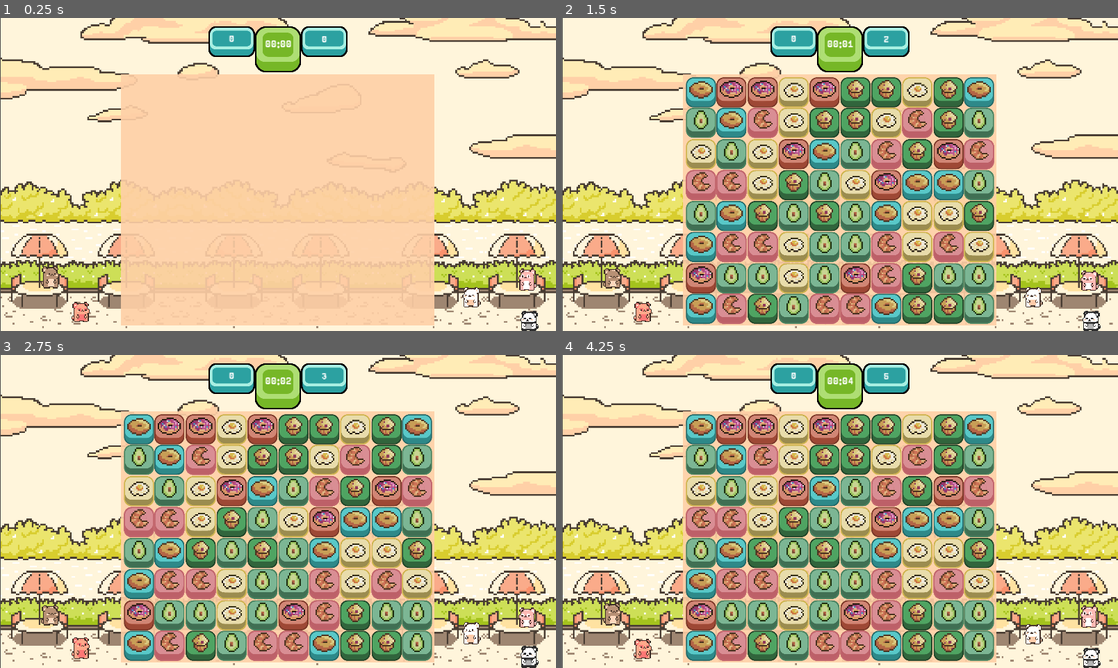
Above: before the commit, frames 1-4 (two rows, left to right).
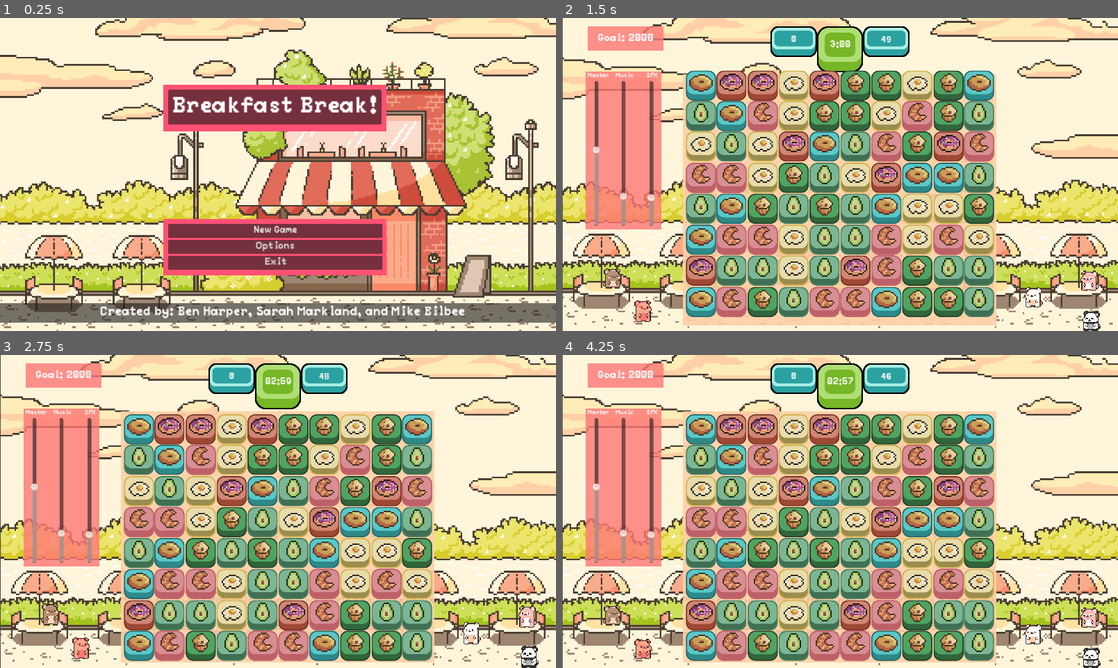
Above: after the commit, the same moments.

Repository: HenBarper/Breakfast_Break
Game: Godot game, scene res://Scenes/Main_Menu.tscn
Same seed, same stepped clock (60 frames per second), same inputs: the game is played once before the commit and once after it. Before the commit the project starts from res://Scenes/Game_Scene.tscn.
Inputs (mouse positions are in pixels of both pictures, inside the frame that each line leads up to):
- Up to frame 1 (0.25 s): no input
- Up to frame 2 (1.5 s): click (834, 230) at 0.5 s, where only the run after the commit has a clickable "New Game"; move the mouse to (962, 158) at 1.27 s; click (962, 158) at 1.35 s
- Up to frame 3 (2.75 s): move the mouse to (166, 527) at 2.02 s; click (166, 527) at 2.1 s
- Up to frame 4 (4.25 s): move the mouse to (895, 442) at 2.77 s; click (895, 442) at 2.85 s; move the mouse to (812, 574) at 3.52 s; click (812, 574) at 3.6 s

The runs differ from the first frame. In frame 1, 69% of the frame differs, in the area x 0-100%, y 0-100%; in frame 2, 43%; in frame 3, 8.1%; in frame 4, 8.1%.

Commit message:
Added UI, updated balance, Game over screen
UI to folder:
- Back, Quit, Pause, Game over screen
- Added volume sliders t game scene
- Added Goal text to game scene

Balance:
- Win condish 2000 pts.
- Time 3min
- moves 50

Diff:
--- a/Scenes/Game_Scene.tscn
+++ b/Scenes/Game_Scene.tscn
@@ -13,9 +13,14 @@
 [ext_resource type="AudioStream" uid="uid://dxk2bqtfpxr5s" path="res://SFX/game-start-6104.mp3" id="10_75r0m"]
 [ext_resource type="PackedScene" path="res://Scenes/hamster_1.tscn" id="11_0ky8n"]
 [ext_resource type="PackedScene" path="res://Scenes/hamster_2.tscn" id="12_4rdj6"]
+[ext_resource type="AudioStream" uid="uid://ct8afyc1nr601" path="res://SFX/videogame-death-sound-43894.mp3" id="12_swop4"]
+[ext_resource type="AudioStream" uid="uid://bnsk6xpi2oswc" path="res://SFX/winsquare-6993.mp3" id="13_m6wn2"]
 [ext_resource type="PackedScene" path="res://Scenes/hamster_3.tscn" id="13_tab8c"]
 [ext_resource type="PackedScene" path="res://Scenes/hamster_4.tscn" id="14_q8qsi"]
 [ext_resource type="PackedScene" path="res://Scenes/hamster_5.tscn" id="15_uk4ck"]
+[ext_resource type="Texture2D" uid="uid://bpcadgtwee1mj" path="res://Art Assets/UI/GameOver_Background2.png" id="17_4srx3"]
+[ext_resource type="FontFile" uid="uid://bh15jb83w80uc" path="res://Art Assets/Fonts/PeaberryBase.ttf" id="18_fw0ma"]
+[ext_resource type="Texture2D" uid="uid://bh3gloshq5xha" path="res://Art Assets/UI/BearGG.png" id="21_e80bf"]
 
 [node name="Game_Scene" type="Node2D"]
 
@@ -473,6 +478,14 @@
 stream = ExtResource("10_75r0m")
 bus = &"SFX"
 
+[node name="gameOverSFX" type="AudioStreamPlayer" parent="."]
+stream = ExtResource("12_swop4")
+bus = &"SFX"
+
+[node name="winSFX" type="AudioStreamPlayer" parent="."]
+stream = ExtResource("13_m6wn2")
+bus = &"SFX"
+
 [node name="Bears" type="Node" parent="."]
 
 [node name="hamster 1" parent="Bears" instance=ExtResource("11_0ky8n")]
@@ -517,9 +530,73 @@
 one_shot = true
 autostart = true
 
+[node name="GAME_OVER" type="Sprite2D" parent="."]
+visible = false
+position = Vector2(576, 358)
+texture = ExtResource("17_4srx3")
+
+[node name="game_over_text" type="Label" parent="GAME_OVER"]
+offset_left = -156.0
+offset_top = -20.0
+offset_right = 176.0
+offset_bottom = 11.0
+theme_override_fonts/font = ExtResource("18_fw0ma")
+theme_override_font_sizes/font_size = 27
+text = "You ran out of moves..."
+horizontal_alignment = 1
+vertical_alignment = 1
+
+[node name="retry_rect" type="ColorRect" parent="GAME_OVER"]
+offset_left = -174.0
+offset_top = 99.0
+offset_right = -34.0
+offset_bottom = 144.0
+color = Color(0.996094, 0.8125, 0.652344, 1)
+
+[node name="back_rect" type="ColorRect" parent="GAME_OVER"]
+offset_left = 28.0
+offset_top = 99.0
+offset_right = 168.0
+offset_bottom = 144.0
+color = Color(0.996094, 0.8125, 0.652344, 1)
+
+[node name="Retry" type="Button" parent="GAME_OVER"]
+offset_left = -175.0
+offset_top = 99.0
+offset_right = -34.0
+offset_bottom = 143.0
+theme_override_colors/font_color = Color(1, 1, 1, 1)
+theme_override_fonts/font = ExtResource("18_fw0ma")
+theme_override_font_sizes/font_size = 20
+text = "Retry"
+flat = true
+
+[node name="Back" type="Button" parent="GAME_OVER"]
+offset_left = 27.0
+offset_top = 99.0
+offset_right = 168.0
+offset_bottom = 143.0
+theme_override_colors/font_color = Color(1, 1, 1, 1)
+theme_override_fonts/font = ExtResource("18_fw0ma")
+theme_override_font_sizes/font_size = 20
+text = "Back"
+flat = true
+
+[node name="Sad_bears" type="Node2D" parent="GAME_OVER"]
+visible = false
+
+[node name="panda" type="Sprite2D" parent="GAME_OVER/Sad_bears"]
+position = Vector2(1, -92)
+texture = ExtResource("21_e80bf")
+
+[connection signal="goal_reached" from="TopUI" to="grid" method="_on_top_ui_goal_reached"]
+[connection signal="out_moves" from="TopUI" to="grid" method="_on_top_ui_out_moves"]
+[connection signal="time_up" from="TopUI" to="grid" method="_on_top_ui_time_up"]
 [connection signal="update_moves" from="grid" to="TopUI" method="_on_grid_update_moves"]
 [connection signal="update_score" from="grid" to="TopUI" method="_on_grid_update_score"]
 [connection signal="timeout" from="destroy_timer" to="grid" method="_on_destroy_timer_timeout"]
 [connection signal="timeout" from="collapse_timer" to="grid" method="_on_collapse_timer_timeout"]
 [connection signal="timeout" from="refill_timer" to="grid" method="_on_refill_timer_timeout"]
 [connection signal="timeout" from="newgame_timer" to="grid" method="_on_newgame_timer_timeout"]
+[connection signal="pressed" from="GAME_OVER/Retry" to="TopUI" method="_on_retry_pressed"]
+[connection signal="pressed" from="GAME_OVER/Back" to="TopUI" method="_on_back_pressed"]
--- a/Scenes/Main_Menu.tscn
+++ b/Scenes/Main_Menu.tscn
@@ -2,9 +2,9 @@
 
 [ext_resource type="Script" path="res://Scripts/Main_Menu.gd" id="1_5hxl0"]
 [ext_resource type="Texture2D" uid="uid://ldvpkhsy57qp" path="res://Art Assets/ShopBG_1920x1080px.png" id="2_1g0o0"]
+[ext_resource type="FontFile" uid="uid://bh15jb83w80uc" path="res://Art Assets/Fonts/PeaberryBase.ttf" id="3_jukm0"]
 [ext_resource type="Script" path="res://Scripts/Volume_slider.gd" id="3_r4oa2"]
 [ext_resource type="AudioStream" uid="uid://csqxutm2lis7u" path="res://Music/8-bit-arcade-138828.mp3" id="3_tpkpp"]
-[ext_resource type="AudioStream" uid="uid://coun8xhj3ra67" path="res://SFX/8-bit-powerup-6768.mp3" id="5_afenf"]
 [ext_resource type="AudioStream" uid="uid://dft71p6h3vwjt" path="res://SFX/coin-collect-retro-8-bit-sound-effect-145251.mp3" id="6_thaw8"]
 
 [node name="Main_Menu" type="Node2D"]
@@ -28,7 +28,7 @@
 offset_left = 338.0
 offset_top = 417.0
 offset_right = 800.0
-offset_bottom = 540.0
+offset_bottom = 534.0
 size_flags_horizontal = 4
 color = Color(1, 0.317647, 0.45098, 1)
 
@@ -37,7 +37,7 @@
 offset_left = 338.0
 offset_top = 417.0
 offset_right = 800.0
-offset_bottom = 619.0
+offset_bottom = 613.0
 size_flags_horizontal = 4
 color = Color(1, 0.317647, 0.45098, 1)
 
@@ -60,14 +60,20 @@
 
 [node name="Play" type="Button" parent="Control/MarginContainer/MainMenuContainer"]
 layout_mode = 2
+theme_override_fonts/font = ExtResource("3_jukm0")
+theme_override_font_sizes/font_size = 19
 text = "New Game"
 
 [node name="Options" type="Button" parent="Control/MarginContainer/MainMenuContainer"]
 layout_mode = 2
+theme_override_fonts/font = ExtResource("3_jukm0")
+theme_override_font_sizes/font_size = 19
 text = "Options"
 
 [node name="Exit" type="Button" parent="Control/MarginContainer/MainMenuContainer"]
 layout_mode = 2
+theme_override_fonts/font = ExtResource("3_jukm0")
+theme_override_font_sizes/font_size = 19
 text = "Exit"
 
 [node name="OptionContainer" type="VBoxContainer" parent="Control/MarginContainer"]
@@ -79,9 +85,12 @@
 
 [node name="Label" type="Label" parent="Control/MarginContainer/OptionContainer/Master"]
 layout_mode = 2
+theme_override_fonts/font = ExtResource("3_jukm0")
+theme_override_font_sizes/font_size = 19
 text = "Master
 "
 horizontal_alignment = 1
+vertical_alignment = 1
 
 [node name="Master Slider" type="HSlider" parent="Control/MarginContainer/OptionContainer"]
 layout_mode = 2
@@ -96,8 +105,11 @@
 
 [node name="Label" type="Label" parent="Control/MarginContainer/OptionContainer/Music"]
 layout_mode = 2
+theme_override_fonts/font = ExtResource("3_jukm0")
+theme_override_font_sizes/font_size = 19
 text = "Music"
 horizontal_alignment = 1
+vertical_alignment = 1
 
 [node name="Music Slider" type="HSlider" parent="Control/MarginContainer/OptionContainer"]
 layout_mode = 2
@@ -112,8 +124,11 @@
 
 [node name="Label" type="Label" parent="Control/MarginContainer/OptionContainer/sfx label"]
 layout_mode = 2
+theme_override_fonts/font = ExtResource("3_jukm0")
+theme_override_font_sizes/font_size = 19
 text = "SFX"
 horizontal_alignment = 1
+vertical_alignment = 1
 
 [node name="SFX slider" type="HSlider" parent="Control/MarginContainer/OptionContainer"]
 layout_mode = 2
@@ -125,6 +140,8 @@
 
 [node name="Back" type="Button" parent="Control/MarginContainer/OptionContainer"]
 layout_mode = 2
+theme_override_fonts/font = ExtResource("3_jukm0")
+theme_override_font_sizes/font_size = 19
 text = "Back"
 
 [node name="PanelContainer" type="PanelContainer" parent="Control"]
@@ -135,18 +152,33 @@
 
 [node name="Title" type="Label" parent="Control/PanelContainer"]
 layout_mode = 2
-theme_override_font_sizes/font_size = 52
+theme_override_fonts/font = ExtResource("3_jukm0")
+theme_override_font_sizes/font_size = 46
 text = "Breakfast Break!"
 horizontal_alignment = 1
 vertical_alignment = 1
+
+[node name="PanelContainer2" type="PanelContainer" parent="Control"]
+layout_mode = 0
+offset_left = -400.0
+offset_top = 336.0
+offset_right = 875.0
+offset_bottom = 376.0
+
+[node name="Label" type="Label" parent="Control/PanelContainer2"]
+layout_mode = 2
+theme_override_fonts/font = ExtResource("3_jukm0")
+theme_override_font_sizes/font_size = 25
+text = "Created by: Ben Harper, Sarah Markland, and Mike Bilbee"
+horizontal_alignment = 1
+vertical_alignment = 2
 
 [node name="MusicAudioStreamPlayer" type="AudioStreamPlayer" parent="."]
 stream = ExtResource("3_tpkpp")
-autoplay = true
 bus = &"Music"
 
 [node name="SFXTest" type="AudioStreamPlayer" parent="."]
-stream = ExtResource("5_afenf")
+stream = ExtResource("6_thaw8")
 bus = &"SFX"
 
 [node name="ButtonPress" type="AudioStreamPlayer" parent="."]
--- a/Scenes/top_ui.tscn
+++ b/Scenes/top_ui.tscn
@@ -1,8 +1,10 @@
-[gd_scene load_steps=4 format=3 uid="uid://b11d4bw57h8go"]
+[gd_scene load_steps=6 format=3 uid="uid://b11d4bw57h8go"]
 
 [ext_resource type="Texture2D" uid="uid://dnj16tmydhxxv" path="res://Art Assets/UI/Top_UI_v_2.png" id="1_xs1p4"]
 [ext_resource type="Script" path="res://Scripts/top_ui.gd" id="2_22iws"]
 [ext_resource type="FontFile" uid="uid://bh15jb83w80uc" path="res://Art Assets/Fonts/PeaberryBase.ttf" id="2_m0wfx"]
+[ext_resource type="Script" path="res://Scripts/volume_slider_v.gd" id="4_42glk"]
+[ext_resource type="AudioStream" uid="uid://dft71p6h3vwjt" path="res://SFX/coin-collect-retro-8-bit-sound-effect-145251.mp3" id="5_ckxsa"]
 
 [node name="TopUI" type="TextureRect"]
 offset_left = 432.0
@@ -21,7 +23,7 @@
 offset_bottom = 45.0
 theme_override_fonts/font = ExtResource("2_m0wfx")
 theme_override_font_sizes/font_size = 17
-text = "0000000"
+text = "0"
 horizontal_alignment = 1
 vertical_alignment = 1
 
@@ -33,7 +35,7 @@
 offset_bottom = 51.0
 theme_override_fonts/font = ExtResource("2_m0wfx")
 theme_override_font_sizes/font_size = 19
-text = "00:00"
+text = "3:00"
 horizontal_alignment = 1
 vertical_alignment = 1
 
@@ -44,11 +46,114 @@
 offset_bottom = 40.0
 theme_override_fonts/font = ExtResource("2_m0wfx")
 theme_override_font_sizes/font_size = 17
-text = "0"
+text = "50"
 horizontal_alignment = 1
 vertical_alignment = 1
 
 [node name="Timer" type="Timer" parent="."]
 autostart = true
 
+[node name="ColorRect" type="ColorRect" parent="."]
+layout_mode = 0
+offset_left = -383.0
+offset_top = 94.0
+offset_right = -226.0
+offset_bottom = 421.0
+color = Color(0.996078, 0.466667, 0.458824, 0.803922)
+
+[node name="master_slider" type="VSlider" parent="."]
+custom_minimum_size = Vector2(0, 300)
+layout_mode = 0
+offset_left = -369.0
+offset_top = 113.0
+offset_right = -353.0
+offset_bottom = 413.0
+max_value = 1.0
+step = 0.001
+script = ExtResource("4_42glk")
+bus_name = "Master"
+
+[node name="Label" type="Label" parent="master_slider"]
+layout_mode = 0
+offset_left = -10.0
+offset_top = -21.0
+offset_right = 30.0
+offset_bottom = 2.0
+theme_override_fonts/font = ExtResource("2_m0wfx")
+theme_override_font_sizes/font_size = 12
+text = "Master"
+horizontal_alignment = 1
+vertical_alignment = 1
+
+[node name="music_slider" type="VSlider" parent="."]
+custom_minimum_size = Vector2(0, 300)
+layout_mode = 0
+offset_left = -313.0
+offset_top = 113.0
+offset_right = -297.0
+offset_bottom = 413.0
+max_value = 1.0
+step = 0.001
+script = ExtResource("4_42glk")
+bus_name = "Music"
+
+[node name="Label" type="Label" parent="music_slider"]
+layout_mode = 0
+offset_left = -10.0
+offset_top = -21.0
+offset_right = 30.0
+offset_bottom = 2.0
+theme_override_fonts/font = ExtResource("2_m0wfx")
+theme_override_font_sizes/font_size = 12
+text = "Music"
+horizontal_alignment = 1
+vertical_alignment = 1
+
+[node name="sfx_slider" type="VSlider" parent="."]
+custom_minimum_size = Vector2(0, 300)
+layout_mode = 0
+offset_left = -255.0
+offset_top = 113.0
+offset_right = -239.0
+offset_bottom = 413.0
+max_value = 1.0
+step = 0.001
+script = ExtResource("4_42glk")
+bus_name = "SFX"
+
+[node name="Label" type="Label" parent="sfx_slider"]
+layout_mode = 0
+offset_left = -10.0
+offset_top = -21.0
+offset_right = 30.0
+offset_bottom = 2.0
+theme_override_fonts/font = ExtResource("2_m0wfx")
+theme_override_font_sizes/font_size = 12
+text = "SFX"
+horizontal_alignment = 1
+vertical_alignment = 1
+
+[node name="SFXTest" type="AudioStreamPlayer" parent="."]
+stream = ExtResource("5_ckxsa")
+bus = &"SFX"
+
+[node name="ColorRect2" type="ColorRect" parent="."]
+layout_mode = 0
+offset_left = -379.0
+offset_right = -222.0
+offset_bottom = 51.0
+color = Color(0.996078, 0.466667, 0.458824, 0.803922)
+
+[node name="GoalLabel" type="Label" parent="."]
+layout_mode = 0
+offset_left = -379.0
+offset_right = -222.0
+offset_bottom = 51.0
+theme_override_fonts/font = ExtResource("2_m0wfx")
+theme_override_font_sizes/font_size = 21
+text = "Goal: 1500"
+horizontal_alignment = 1
+vertical_alignment = 1
+
 [connection signal="timeout" from="Timer" to="." method="_on_timer_timeout"]
+[connection signal="drag_ended" from="sfx_slider" to="." method="_on_sfx_slider_drag_ended"]
--- a/Scripts/grid.gd
+++ b/Scripts/grid.gd
@@ -268,3 +268,12 @@
 
 func _on_newgame_timer_timeout():
 	spawn_pieces()
+
+func _on_top_ui_goal_reached():
+	state = wait
+
+func _on_top_ui_out_moves():
+	state = wait
+
+func _on_top_ui_time_up():
+	state = wait
--- a/Scripts/top_ui.gd
+++ b/Scripts/top_ui.gd
@@ -1,21 +1,47 @@
 extends TextureRect
+
+@onready var sfx_test = $SFXTest
+@onready var master_slider = $master_slider
 
 # labels
 @onready var score_label = $ScoreLabel
 @onready var time_label = $TimeLabel
 @onready var move_label = $MoveLabel
+@onready var goal_label = $GoalLabel
 
-# timer vars
+# game over
+@onready var game_over = $"../GAME_OVER"
+@onready var game_over_text = $"../GAME_OVER/game_over_text"
+@onready var sad_bears = $"../GAME_OVER/Sad_bears"
+
+# SFX
+@onready var game_over_sfx = $"../gameOverSFX"
+@onready var win_sfx = $"../winSFX"
+
+
+# score variables
 var current_score = 0
+var goal_score = 2000
+signal goal_reached
+var has_won = false
+
+# time variables
 var current_second = 0
 var second_string = "00"
-var current_minute = 0
-var minute_string = "00"
+var current_minute = 3
+var minute_string = "03"
+signal time_up
+var has_timed_out = false
 
-# move vars
-var num_moves = 0
+# move variables
+var num_moves = 50
+signal out_moves
+var has_no_moves = false
 
 func _ready():
+	var goal_format_string = "Goal: %s"
+	var goal_string = goal_format_string % str(goal_score)
+	goal_label.text = goal_string
 	_on_grid_update_score(current_score)
 
 func _on_grid_update_score(ammount_to_change): # updates the score from grid signal
@@ -23,6 +49,8 @@
 	score_label.text = str(current_score)
 
 func _update_time():
+	if current_second < 0:
+		current_second = 0
 	var second_format_string = ""
 	var minute_format_string = ""
 	var time_format_string = ""
@@ -43,19 +71,52 @@
 	time_label.text = time_string
 
 func _on_timer_timeout():
-	print("timer:")
-	print(current_second)
-	current_second += 1
-	if current_second >= 60:
-		current_minute += 1
-		current_second = 0
+	current_second -= 1
+	if current_second <= 0:
+		if current_minute > 0:
+			current_minute -= 1
+			current_second = 59
 	_update_time()
 
 func _process(delta):
-	if Input.is_action_just_pressed("ui_touch"):
-		_update_time()
+	if current_score >= goal_score && !has_won:
+		set_true_conditions() # set all win/lose conditions to true so they won't be called again
+		emit_signal("goal_reached")
+		print("GOAL REACHED")
+		game_over.visible = true
+		game_over_text.text = "YOU WIN!!!"
+		win_sfx.play()
+	if current_minute <= 0 && current_second <= 0 && !has_timed_out:
+		set_true_conditions() # set all win/lose conditions to true so they won't be called again
+		emit_signal("time_up")
+		print("TIME UP")
+		game_over.visible = true
+		sad_bears.visible = true
+		game_over_text.text = "You ran out of time..."
+		game_over_sfx.play()
+	if num_moves <= 0 && !has_no_moves:
+		set_true_conditions() # set all win/lose conditions to true so they won't be called again
+		emit_signal("out_moves")
+		print("OUT OF MOVES")
+		game_over.visible = true
+		sad_bears.visible = true
+		game_over_text.text = "You ran out of moves..."
+		game_over_sfx.play()
 
+func set_true_conditions():  # set all win/lose conditions to true so they won't be called again
+	has_won = true
+	has_timed_out = true
+	has_no_moves = true
 
 func _on_grid_update_moves():
-	num_moves += 1
+	num_moves -= 1
 	move_label.text = str(num_moves)
+
+func _on_sfx_slider_drag_ended(value_changed):
+	sfx_test.play()
+
+func _on_retry_pressed():
+	get_tree().change_scene_to_file("res://Scenes/Game_Scene.tscn") # Load level 1
+
+func _on_back_pressed():
+	get_tree().change_scene_to_file("res://Scenes/Main_Menu.tscn") # Load main menu
--- /dev/null
+++ b/Scripts/volume_slider_v.gd
@@ -0,0 +1,18 @@
+extends VSlider
+
+@export var bus_name: String
+
+var bus_index: int
+
+func _ready() -> void:
+	bus_index = AudioServer.get_bus_index(bus_name) # get index of Audio bus(Music or SFX)
+	value_changed.connect(_on_value_changed) # connect the signal of the slider
+	value = db_to_linear(
+		AudioServer.get_bus_volume_db(bus_index) # get the current volume to set the slider value
+	)
+
+func _on_value_changed(value: float) -> void: # changed volume to slider value translated linearly to db
+	AudioServer.set_bus_volume_db(
+		bus_index,
+		linear_to_db(value)
+	)
--- a/project.godot
+++ b/project.godot
@@ -11,7 +11,7 @@
 [application]
 
 config/name="Breakfast Break"
-run/main_scene="res://Scenes/Game_Scene.tscn"
+run/main_scene="res://Scenes/Main_Menu.tscn"
 config/features=PackedStringArray("4.1", "GL Compatibility")
 
 [autoload]
Binary file added: Art Assets/UI/Back_Button.png
Not shown, added: Art Assets/UI/Back_Button.png.import
Binary file added: Art Assets/UI/BearGG.png
Not shown, added: Art Assets/UI/BearGG.png.import
Binary file added: Art Assets/UI/GameOver_Background2.png
Not shown, added: Art Assets/UI/GameOver_Background2.png.import
Binary file added: Art Assets/UI/Pause_Button.png
Not shown, added: Art Assets/UI/Pause_Button.png.import
Binary file added: Art Assets/UI/Play_Button.png
Not shown, added: Art Assets/UI/Play_Button.png.import
Binary file added: Art Assets/UI/Quit_Button.png
Not shown, added: Art Assets/UI/Quit_Button.png.import
(and 4 more such lines)
